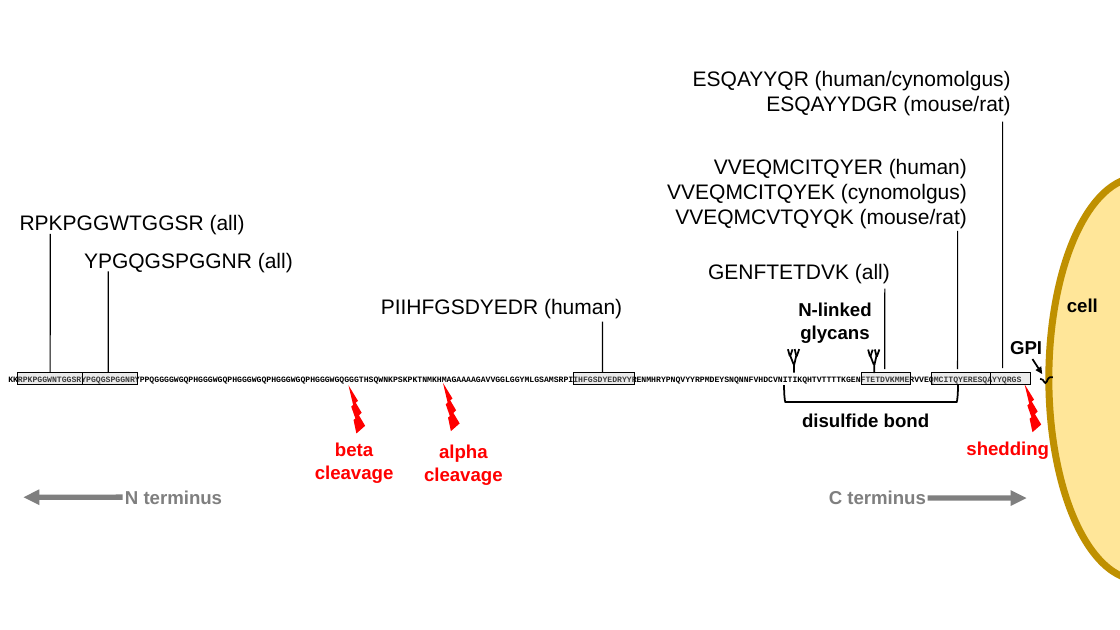
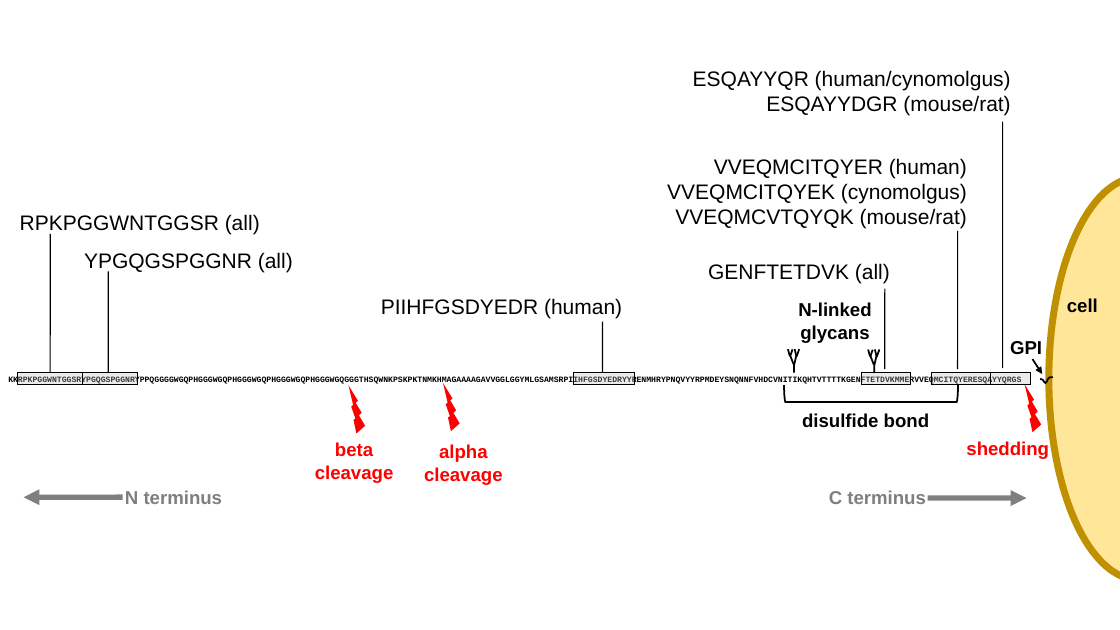
Before and after one commit to ericminikel/prp_mrm, a slide deck: slide 1 of display_items/manual/figure-1-editable.ppt. Drawn at 1120x630 pixels with LibreOffice and Linux fonts; fonts in the diff are those of the drawing. Boxes give left, top, right and bottom in pixels: in the first picture for what was removed or moved away, otherwise in the second. Text is boxed around its words. In the diff, an @@ line names an element or a change of style, - is before the commit and + after.

```diff
--- a/display_items/manual/figure-1-editable.ppt
+++ b/display_items/manual/figure-1-editable.ppt
@@ text at box(20, 214, 260, 234): text changed @@
-RPKPGGWTGGSR (all)
+RPKPGGWNTGGSR (all)
```
Also in this commit, not shown: 2 other files.
